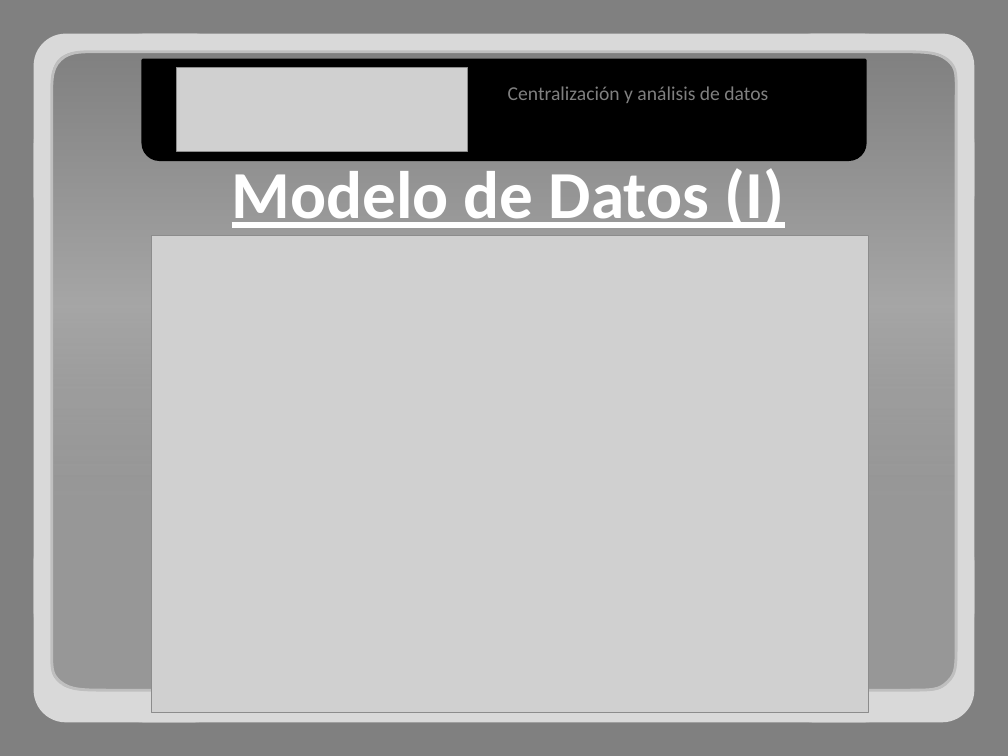
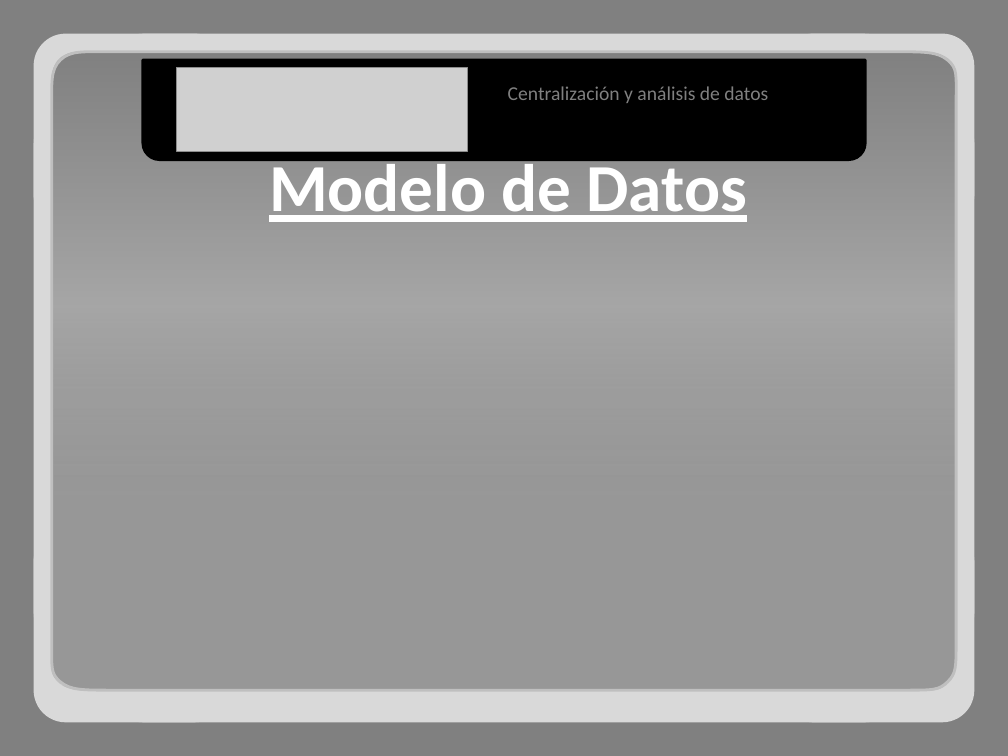
Before and after one commit to adrianachelotti/tallerdesarrollo1ero2011, a slide deck: slide 10 of Presentacion/Tecnica/Presentacion Tecnica.pptx. Drawn at 1008x756 pixels with LibreOffice and Linux fonts; fonts in the diff are those of the drawing; grey boxes stand for pictures. Boxes give left, top, right and bottom in pixels: in the first picture for what was removed or moved away, otherwise in the second. Text is boxed around its words. In the diff, an @@ line names an element or a change of style, - is before the commit and + after.

```diff
--- a/Presentacion/Tecnica/Presentacion Tecnica.pptx
+++ b/Presentacion/Tecnica/Presentacion Tecnica.pptx
@@ text at (269, 156, 746, 222): text changed @@
-Modelo de Datos (I)
+Modelo de Datos
@@ picture removed at (151, 235, 869, 712) @@
```
Also in this commit, not shown: 9 other slides changed, 2 slides removed, 1 other file.
